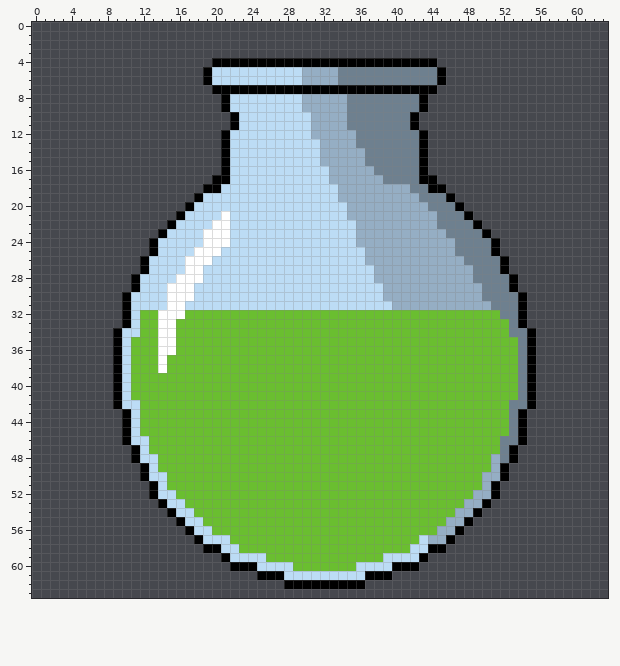
Edited in one commit: pixel-art file (Assets/Core/Environment/big ahh bottle.aseprite). The picture above was drawn from the file before the commit.
64x64 pixels, 1 frame.
The result:
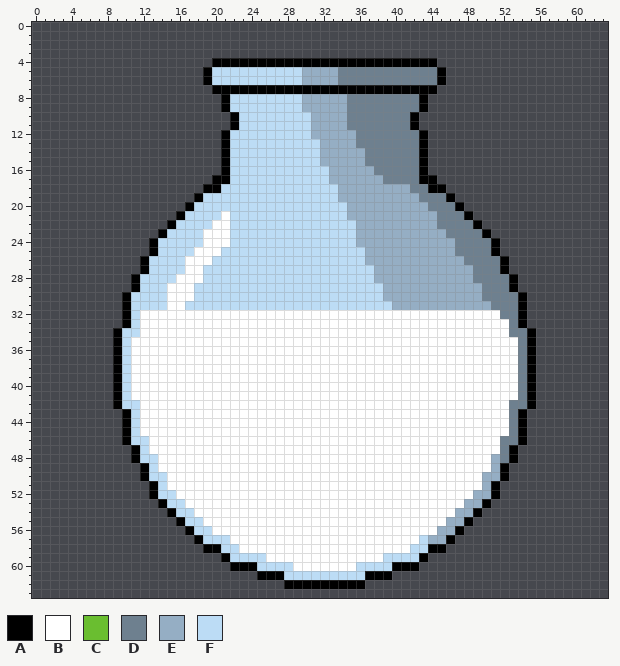
Palette (. is transparent): A #000000  B #ffffff  C #6abe30  D #6e808f  E #95aec4  F #bcdcf5
What changed:
@@ x 0..63 @@
 31 ..........AFFFFBBFFFFFFFFFFFFFFFFFFFFFFFEEEEEEEEEEEDDDA.........
-32 ..........AFCCBBBCCCCCCCCCCCCCCCCCCCCCCCCCCCCCCCCCCCDDA.........
-33 ..........AFCCBBCCCCCCCCCCCCCCCCCCCCCCCCCCCCCCCCCCCCCDA.........
-34 .........AFFCCBBCCCCCCCCCCCCCCCCCCCCCCCCCCCCCCCCCCCCCDDA........
-35 .........AFCCCBBCCCCCCCCCCCCCCCCCCCCCCCCCCCCCCCCCCCCCCDA........
-36 .........AFCCCBBCCCCCCCCCCCCCCCCCCCCCCCCCCCCCCCCCCCCCCDA........
-37 .........AFCCCBCCCCCCCCCCCCCCCCCCCCCCCCCCCCCCCCCCCCCCCDA........
-38 .........AFCCCBCCCCCCCCCCCCCCCCCCCCCCCCCCCCCCCCCCCCCCCDA........
-39 .........AFCCCCCCCCCCCCCCCCCCCCCCCCCCCCCCCCCCCCCCCCCCCDA........
-40 .........AFCCCCCCCCCCCCCCCCCCCCCCCCCCCCCCCCCCCCCCCCCCCDA........
-41 .........AFCCCCCCCCCCCCCCCCCCCCCCCCCCCCCCCCCCCCCCCCCCCDA........
-42 .........AFFCCCCCCCCCCCCCCCCCCCCCCCCCCCCCCCCCCCCCCCCCDDA........
-43 ..........AFCCCCCCCCCCCCCCCCCCCCCCCCCCCCCCCCCCCCCCCCCDA.........
-44 ..........AFCCCCCCCCCCCCCCCCCCCCCCCCCCCCCCCCCCCCCCCCCDA.........
-45 ..........AFCCCCCCCCCCCCCCCCCCCCCCCCCCCCCCCCCCCCCCCCCDA.........
-46 ..........AFFCCCCCCCCCCCCCCCCCCCCCCCCCCCCCCCCCCCCCCCDDA.........
-47 ...........AFCCCCCCCCCCCCCCCCCCCCCCCCCCCCCCCCCCCCCCCDA..........
-48 ...........AFFCCCCCCCCCCCCCCCCCCCCCCCCCCCCCCCCCCCCCEDA..........
-49 ............AFCCCCCCCCCCCCCCCCCCCCCCCCCCCCCCCCCCCCCEA...........
-50 ............AFFCCCCCCCCCCCCCCCCCCCCCCCCCCCCCCCCCCCEEA...........
-51 .............AFCCCCCCCCCCCCCCCCCCCCCCCCCCCCCCCCCCCEA............
-52 .............AFFCCCCCCCCCCCCCCCCCCCCCCCCCCCCCCCCCEEA............
-53 ..............AFFCCCCCCCCCCCCCCCCCCCCCCCCCCCCCCCEEA.............
-54 ...............AFFCCCCCCCCCCCCCCCCCCCCCCCCCCCCCEEA..............
-55 ................AFFCCCCCCCCCCCCCCCCCCCCCCCCCCCEEA...............
-56 .................AFFCCCCCCCCCCCCCCCCCCCCCCCCCEEA................
-57 ..................AFFFCCCCCCCCCCCCCCCCCCCCCFEEA.................
-58 ...................AAFFCCCCCCCCCCCCCCCCCCCFFAA..................
-59 .....................AFFFFCCCCCCCCCCCCCFFFFA....................
-60 ......................AAAFFFFCCCCCCCFFFFAAA.....................
+32 ..........AFBBBBBBBBBBBBBBBBBBBBBBBBBBBBBBBBBBBBBBBBDDA.........
+33 ..........AFBBBBBBBBBBBBBBBBBBBBBBBBBBBBBBBBBBBBBBBBBDA.........
+34 .........AFFBBBBBBBBBBBBBBBBBBBBBBBBBBBBBBBBBBBBBBBBBDDA........
+35 .........AFBBBBBBBBBBBBBBBBBBBBBBBBBBBBBBBBBBBBBBBBBBBDA........
+36 .........AFBBBBBBBBBBBBBBBBBBBBBBBBBBBBBBBBBBBBBBBBBBBDA........
+37 .........AFBBBBBBBBBBBBBBBBBBBBBBBBBBBBBBBBBBBBBBBBBBBDA........
+38 .........AFBBBBBBBBBBBBBBBBBBBBBBBBBBBBBBBBBBBBBBBBBBBDA........
+39 .........AFBBBBBBBBBBBBBBBBBBBBBBBBBBBBBBBBBBBBBBBBBBBDA........
+40 .........AFBBBBBBBBBBBBBBBBBBBBBBBBBBBBBBBBBBBBBBBBBBBDA........
+41 .........AFBBBBBBBBBBBBBBBBBBBBBBBBBBBBBBBBBBBBBBBBBBBDA........
+42 .........AFFBBBBBBBBBBBBBBBBBBBBBBBBBBBBBBBBBBBBBBBBBDDA........
+43 ..........AFBBBBBBBBBBBBBBBBBBBBBBBBBBBBBBBBBBBBBBBBBDA.........
+44 ..........AFBBBBBBBBBBBBBBBBBBBBBBBBBBBBBBBBBBBBBBBBBDA.........
+45 ..........AFBBBBBBBBBBBBBBBBBBBBBBBBBBBBBBBBBBBBBBBBBDA.........
+46 ..........AFFBBBBBBBBBBBBBBBBBBBBBBBBBBBBBBBBBBBBBBBDDA.........
+47 ...........AFBBBBBBBBBBBBBBBBBBBBBBBBBBBBBBBBBBBBBBBDA..........
+48 ...........AFFBBBBBBBBBBBBBBBBBBBBBBBBBBBBBBBBBBBBBEDA..........
+49 ............AFBBBBBBBBBBBBBBBBBBBBBBBBBBBBBBBBBBBBBEA...........
+50 ............AFFBBBBBBBBBBBBBBBBBBBBBBBBBBBBBBBBBBBEEA...........
+51 .............AFBBBBBBBBBBBBBBBBBBBBBBBBBBBBBBBBBBBEA............
+52 .............AFFBBBBBBBBBBBBBBBBBBBBBBBBBBBBBBBBBEEA............
+53 ..............AFFBBBBBBBBBBBBBBBBBBBBBBBBBBBBBBBEEA.............
+54 ...............AFFBBBBBBBBBBBBBBBBBBBBBBBBBBBBBEEA..............
+55 ................AFFBBBBBBBBBBBBBBBBBBBBBBBBBBBEEA...............
+56 .................AFFBBBBBBBBBBBBBBBBBBBBBBBBBEEA................
+57 ..................AFFFBBBBBBBBBBBBBBBBBBBBBFEEA.................
+58 ...................AAFFBBBBBBBBBBBBBBBBBBBFFAA..................
+59 .....................AFFFFBBBBBBBBBBBBBFFFFA....................
+60 ......................AAAFFFFBBBBBBBFFFFAAA.....................
 61 .........................AAAFFFFFFFFFAAA........................
